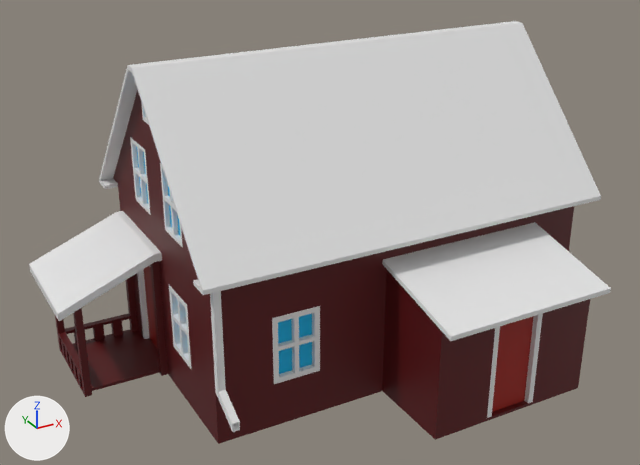
Before and after pictures for a commit that changed the Blender file Objects/Buildings/Houses/farnhouse_01-02_00.blend.
Before and after are seen from a camera (50 mm lens) standing at (-4.04, -7.42, 5.37) and looking at (0.13, 0.17, 1.58). The axes (+X, +Y, +Z) are drawn at lower left. The lights are the same throughout. The picture after the commit comes second.

Script lines for the objects in view, before the commit:
```python
ob_2_hp_door2 = bpy.data.objects.new('2-hp_Door2', me_cube_009)
ob_2_hp_door2.location = (0.0, 0.0, 0.0)
ob_2_hp_porch1 = bpy.data.objects.new('2-hp_Porch1', me_cube_005)
ob_2_hp_porch1.location = (0.0, 0.0, 0.0)
ob_2_hp_porch1_roof = bpy.data.objects.new('2-hp_Porch1_Roof', me_cube_004)
ob_2_hp_porch1_roof.location = (-2.031, 1.267, 1.012)
ob_2_hp_porch2 = bpy.data.objects.new('2-hp_Porch2', me_cube_007)
ob_2_hp_porch2.location = (0.0, 0.0, 0.0)
ob_2_hp_roof = bpy.data.objects.new('2-hp_Roof', me_cube_003)
ob_2_hp_roof.location = (0.711, 0.659, 1.821)
ob_2_hp_walls = bpy.data.objects.new('2-hp_Walls', me_cube_001)
ob_2_hp_walls.location = (0.0, 0.0, 0.0)
# also in view: '2-hp_Pipe1' at (-1.44, -0.9, 1.1)
```
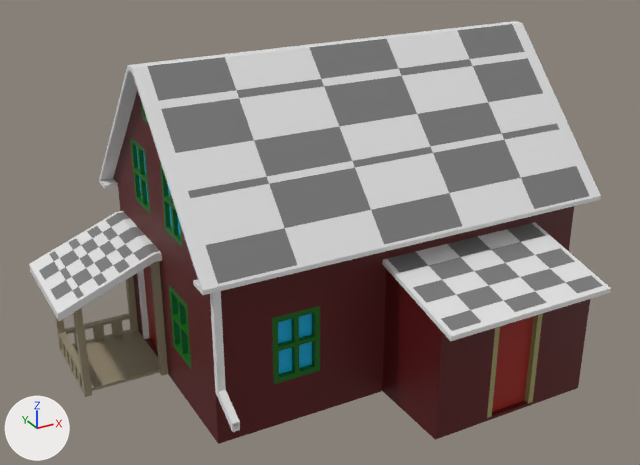
Pixel boxes (x1, y1, x2, y2) of what changed, in the pictures (640 x 465 px; the box of a moved part takes in the faces that stretch with it):
part 1 of me_cube_001, recoloured (white to dark green): (169, 285, 320, 384) in both
part 2 of me_cube_003, moved or reshaped: before (174, 91, 554, 184); after (99, 178, 601, 295)
part 3 of me_cube_003, recoloured (white to grey): (147, 24, 589, 284) in both
part 4 of me_cube_003, recoloured (white to dark green): (130, 102, 183, 248) in both
part 5 of me_cube_004, added: after (29, 211, 161, 321)
part 6 of me_cube_004, recoloured: (120, 214, 157, 251) in both
part 7 of me_cube_005, recoloured (dark red to brown): (55, 292, 168, 397) in both
part 8 of me_cube_005, recoloured (dark red to brown): (150, 261, 165, 332) in both
part 9 of me_cube_005, recoloured: (126, 276, 135, 294) in both
part 10 of me_cube_007, reshaped: (385, 222, 606, 334) in both
part 11 of me_cube_007, recoloured (white to yellow): (487, 313, 543, 418) in both

Patch to the scene script:
```diff
--- a/Objects/Buildings/Houses/farnhouse_01-02_00.blend.py
+++ b/Objects/Buildings/Houses/farnhouse_01-02_00.blend.py
@@ mat_doortrim @@
+mat_doortrim = principled_material('DoorTrim')
+mat_doortrim.base_color = (0.338, 0.315, 0.126)  # yellow #9d9863
@@ mat_roof @@
+mat_roof = bpy.data.materials.new('Roof')
+mat_roof.use_nodes = True; mat_roof.node_tree.nodes.clear()
+_N = mat_roof.node_tree.nodes; _L = mat_roof.node_tree.links
+n0 = _N.new('ShaderNodeBsdfPrincipled'); n0.name = 'Principled BSDF'
+n1 = _N.new('ShaderNodeOutputMaterial'); n1.name = 'Material Output'
+n2 = _N.new('ShaderNodeTexChecker'); n2.name = 'Checker Texture'
+_L.new(n0.outputs[0], n1.inputs[0])  # 'BSDF' to 'Surface'
+_L.new(n2.outputs[0], n0.inputs[0])  # 'Color' to 'Base Color'
@@ mat_porch @@
+mat_porch = principled_material('Porch')
+mat_porch.base_color = (0.321, 0.269, 0.175)  # brown #9a8e74
@@ mat_windowtrim @@
+mat_windowtrim = principled_material('WindowTrim')
+mat_windowtrim.base_color = (0.0, 0.129, 0.00231)  # dark green #006508
@@ me_cube_001 @@
 me_cube_001.from_pydata(...)  # 573 vertices, 544 faces, 1 loose edge; spans x -1.48..3.05, y -0.7..2.02, z 0.0..3.41
+# me_cube_001 part 1: 85 of the faces centred in x -1.48..-0.38, y -0.7..0.42, z 0.52..1.2 switch from mat_trim (white #e7e7e7) to mat_windowtrim (dark green #006508)
 me_cube_001.materials.append(mat_walls)
@@ me_cube_003 @@
-me_cube_003.from_pydata(...)  # 1103 vertices, 1172 faces, 16 loose edges; spans x -2.34..2.34, y -1.59..1.59, z -0.05..1.64
+me_cube_003.from_pydata(...)  # 1092 vertices, 1159 faces, 26 loose edges; spans x -2.34..2.34, y -1.59..1.59, z -0.05..1.64
+# me_cube_003 part 2
+# 50 vertices are removed from x -2.34..2.34, y -0.71..0.71, z -0.04..0.0
+# 69 faces are deleted
+# 1 loose edge is deleted
+# 5 vertices are added at (-2.19, 1.59, -0.05), (2.19, -1.59, -0.05), (0.0, -1.59, -0.04), (-2.19, -1.59, -0.05), (0.0, -1.54, -0.05)
+# 34 new vertices lie (0.0, 0.0, -0.05) away from vertices in x -2.34..2.34, y -1.54..1.54, z 0.0
+# 11 loose edges are added
+# 28 new faces join them, mat_walls (dark red #570b0d)
+# 24 new faces join them, mat_trim (white #e7e7e7)
+# 4 new faces join them, mat_roof
+# me_cube_003 part 3: 55 faces spanning x -2.19..2.19, y -1.57..1.59, z -0.05..1.64 switch from mat_trim (white #e7e7e7) to mat_roof
+# me_cube_003 part 4: 256 faces spanning x -2.19..2.19, y -0.71..0.71, z 0.02..1.37 switch from mat_trim (white #e7e7e7) to mat_windowtrim (dark green #006508)
 me_cube_003.materials.append(mat_walls)
@@ me_cube_004 @@
-me_cube_004.from_pydata(...)  # 45 vertices, 40 faces; spans x -0.553..0.553, y -0.651..0.651, z 0.0..0.506
+me_cube_004.from_pydata(...)  # 75 vertices, 70 faces; spans x -0.553..0.553, y -0.651..0.651, z 0.0..0.506
+# me_cube_004 part 5: 30 vertices added at x -0.553..0.553, y -0.651..0.651, z 0.0..0.506
+# me_cube_004 part 6: 12 faces spanning x 0.478..0.553, y -0.551..0.551, z 0.42..0.506 switch from mat_trim (white #e7e7e7) to mat_roof
@@ me_cube_005 @@
 me_cube_005.from_pydata(...)  # 187 vertices, 187 faces; spans x -2.401..-1.478, y 0.716..1.818, z 0.0..1.432
+# me_cube_005 part 7: all 167 faces centred in x -2.401..-1.478, y 0.716..1.818, z 0.0..0.684 switch from mat_walls (dark red #570b0d) to mat_porch (brown #9a8e74)
+# me_cube_005 part 8: all 8 faces centred in x -1.553..-1.478, y 0.716..0.791, z 0.861..1.302 switch from mat_walls (dark red #570b0d) to mat_porch (brown #9a8e74)
+# me_cube_005 part 9: all 8 faces centred in x -1.553..-1.478, y 1.743..1.818, z 0.861..1.302 switch from mat_walls (dark red #570b0d) to mat_porch (brown #9a8e74)
@@ me_cube_007 @@
-me_cube_007.from_pydata(...)  # 106 vertices, 94 faces, 1 loose edge; spans x 0.37..2.34, y -1.87..-0.7, z 0.0..1.57
+me_cube_007.from_pydata(...)  # 126 vertices, 113 faces, 1 loose edge; spans x 0.37..2.34, y -1.87..-0.7, z 0.0..1.57
+# me_cube_007 part 10
+# 21 faces are deleted
+# 12 new vertices lie (0.0, -1.11, -0.27) away from vertices in x 0.37..2.34, y -0.7, z 1.52..1.57
+# 8 new vertices lie (0.0, -0.92, 0.0) away from vertices in x 0.42..2.29, y -0.7, z 0.49..1.23
+# 13 new faces join them, mat_trim (white #e7e7e7)
+# 22 new faces join them, mat_walls (dark red #570b0d)
+# 5 new faces join them, mat_roof
+# me_cube_007 part 11: 16 faces spanning x 1.05..1.65, y -1.67..-1.61, z 0.03..1.23 switch from mat_trim (white #e7e7e7) to mat_doortrim (yellow #9d9863)
 me_cube_007.materials.append(mat_walls)
 me_cube_007.materials.append(mat_interior)
+me_cube_007.materials.append(mat_roof)
@@ ob_2_hp_roof @@
 ob_2_hp_roof.location = (0.711, 0.659, 1.821)
-_m = ob_2_hp_roof.modifiers.new('Mirror', 'MIRROR')
-_m.use_axis = (True, True, False)
-_m.use_bisect_axis = (True, True, False)
```
